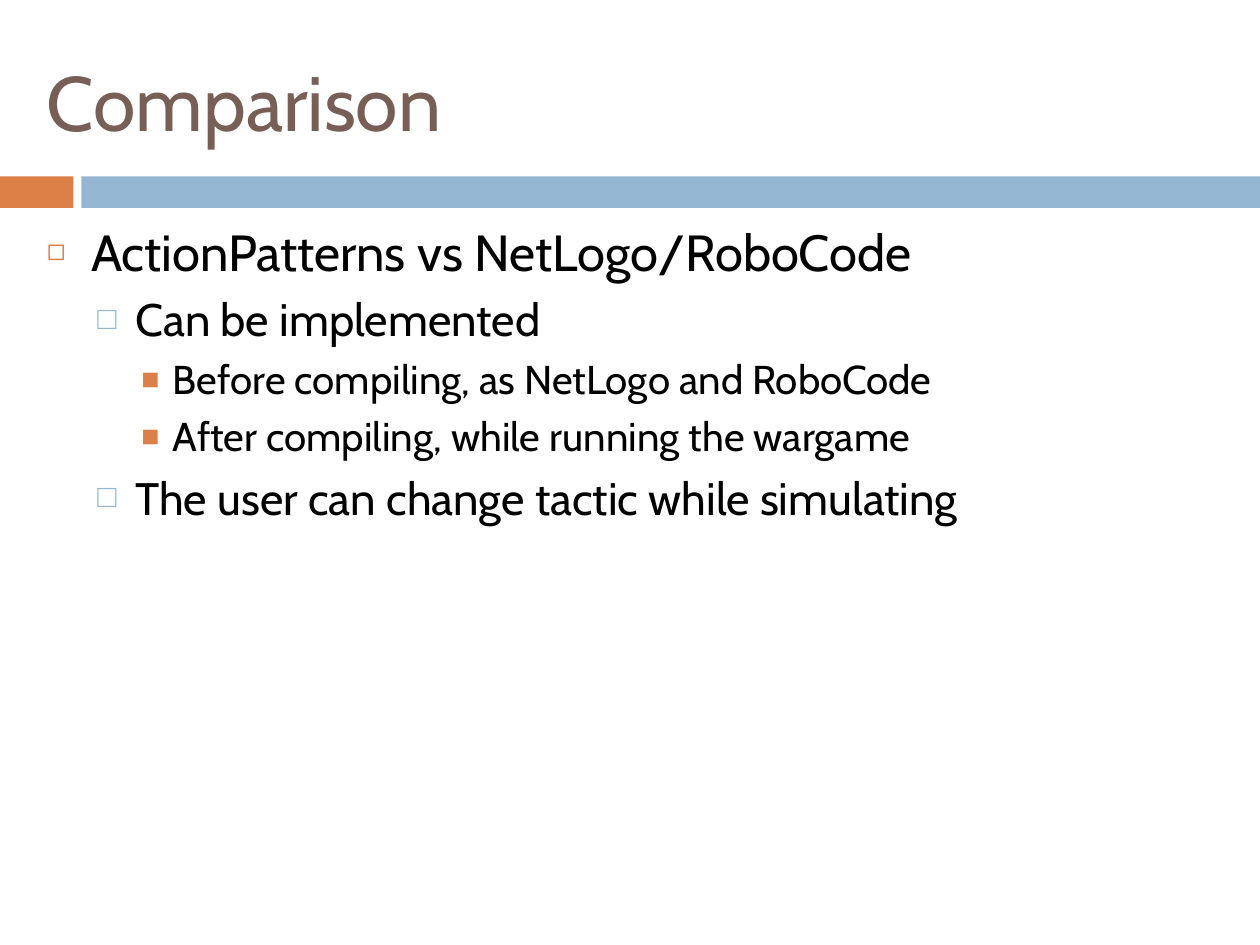
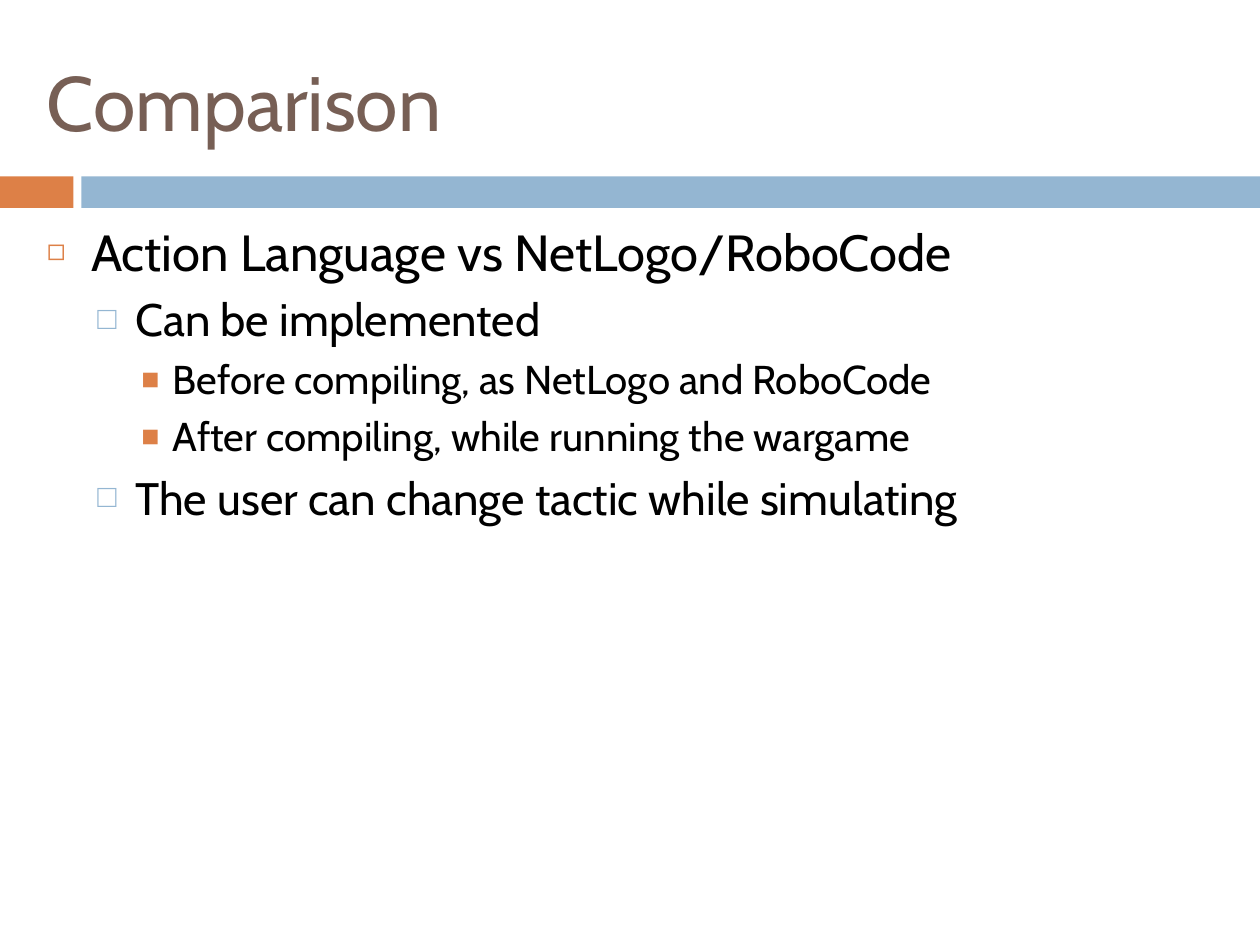
Before and after one commit to henrikklarup/sw402a, a slide deck: slide 31 of Project/præsentation/lasse.pptx (slide 33 before the commit). Drawn at 1260x945 pixels with LibreOffice and Linux fonts; fonts in the diff are those of the drawing. Boxes give left, top, right and bottom in pixels: in the first picture for what was removed or moved away, otherwise in the second. Text is boxed around its words. In the diff, an @@ line names an element or a change of style, - is before the commit and + after.

```diff
--- a/Project/præsentation/lasse.pptx
+++ b/Project/præsentation/lasse.pptx
@@ text at (x1=91, y1=233, x2=952, y2=283): text changed @@
-◻ ActionPatterns vs NetLogo/RoboCode
+◻ Action Language vs NetLogo/RoboCode
```
Also in this commit, not shown: 2 other slides changed, 1 slide added, 3 slides removed.
